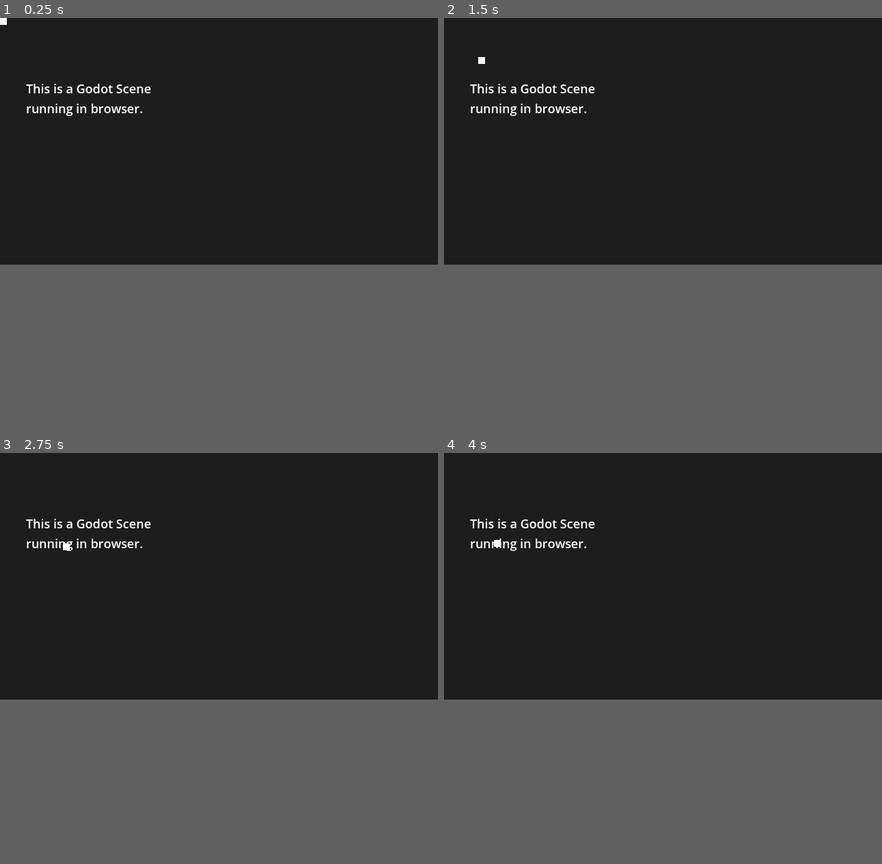
Above: before the commit, frames 1-4 (two rows, left to right).
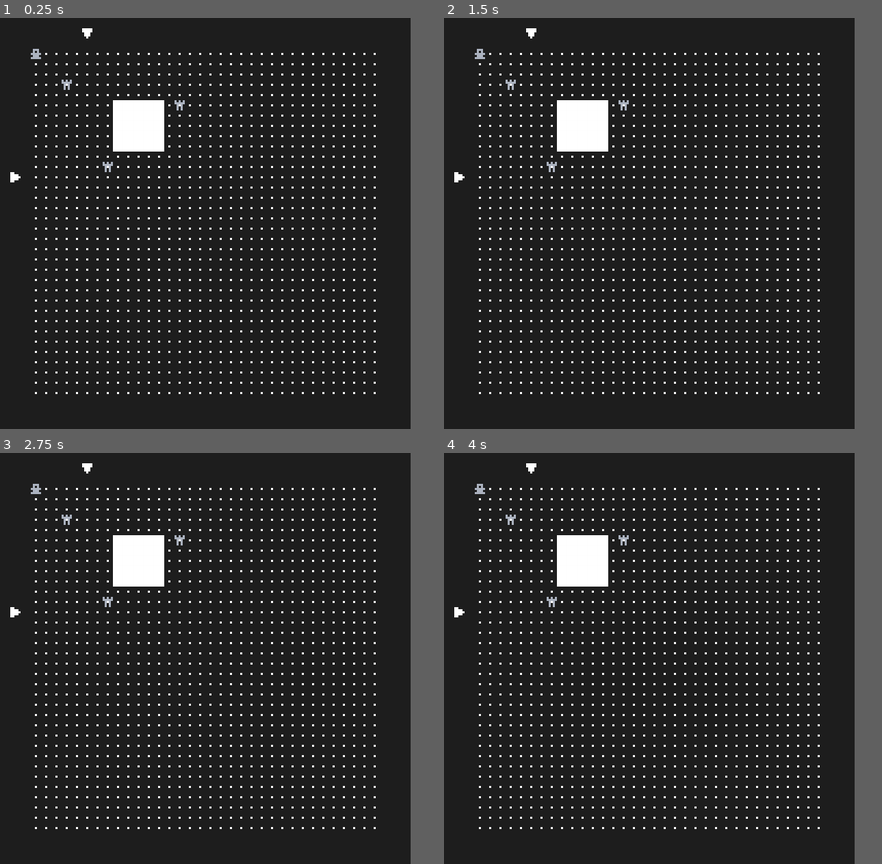
Above: after the commit, the same moments.

Repository: jsrco/croplike
Game: Godot game, scene res://scenes/main/main.tscn
Same seed, same stepped clock (60 frames per second), same inputs: the game is played once before the commit and once after it. Before the commit the project starts from res://main.tscn.
Inputs:
- Up to frame 1 (0.25 s): no input
- Up to frame 2 (1.5 s): tap Enter at 0.5 s; hold Keypad 3 (move_downRight) 0.53-1.28 s; hold Down (move_down) from 1.28 s (still down)
- Up to frame 3 (2.75 s): release Down (move_down) at 2.03 s; hold Keypad 3 (move_downRight) from 2.03 s (still down)
- Up to frame 4 (4 s): release Keypad 3 (move_downRight) at 2.78 s; hold Up (move_up) 2.78-3.53 s; hold Keypad 1 (move_downLeft) from 3.53 s (still down)
In our replay, the window is 640x360 before the commit and 600x600 after it. These sizes can differ from the game's own. Grey fills any space a smaller window leaves; there, only what the larger window draws over its background counts as a difference.

The runs differ from the first frame. In frame 1, 4.8% of the frame differs, in the area x 0-86%, y 0-92%; in frame 2, 4.8%; in frame 3, 4.8%; in frame 4, 4.8%.

Commit message:
learning

Diff:
--- a/src/scripts/godot/project.godot
+++ b/src/scripts/godot/project.godot
@@ -11,17 +11,18 @@
 [application]
 
 config/name="Croplike"
-run/main_scene="res://main.tscn"
+run/main_scene="res://scenes/main/main.tscn"
 config/features=PackedStringArray("4.2", "GL Compatibility")
-config/icon="res://icon.svg"
+config/icon="res://assets/icon.svg"
 
 [display]
 
-window/size/viewport_width=640
-window/size/viewport_height=360
+window/size/viewport_width=600
+window/size/viewport_height=600
 window/size/mode=4
 window/size/resizable=false
-window/stretch/mode="canvas_items"
+window/stretch/mode="viewport"
+window/main_scene="res://scenes/free/main.tscn"
 
 [filesystem]
 
@@ -84,3 +85,6 @@
 renderer/rendering_method="gl_compatibility"
 renderer/rendering_method.mobile="gl_compatibility"
 textures/vram_compression/import_etc2_astc=true
+environment/defaults/default_clear_color=Color(0.113725, 0.113725, 0.113725, 1)
+2d/snap/snap_2d_transforms_to_pixel=true
+2d/snap/snap_2d_vertices_to_pixel=true
--- a/src/scripts/godot/main.tscn
+++ b/src/scripts/godot/scenes/free/main.tscn
@@ -1,7 +1,7 @@
 [gd_scene load_steps=3 format=3 uid="uid://h03iiiemhten"]
 
-[ext_resource type="Script" path="res://main.gd" id="1_nnuw5"]
-[ext_resource type="PackedScene" uid="uid://c81ul1l0w8jvu" path="res://player.tscn" id="2_cgd1x"]
+[ext_resource type="Script" path="res://scenes/free/main.gd" id="1_nnuw5"]
+[ext_resource type="PackedScene" uid="uid://c81ul1l0w8jvu" path="res://scenes/free/player.tscn" id="2_cgd1x"]
 
 [node name="Main" type="Node"]
 script = ExtResource("1_nnuw5")
--- a/src/scripts/godot/player.tscn
+++ b/src/scripts/godot/scenes/free/player.tscn
@@ -1,6 +1,6 @@
 [gd_scene load_steps=3 format=3 uid="uid://c81ul1l0w8jvu"]
 
-[ext_resource type="Script" path="res://player.gd" id="1_k83uw"]
+[ext_resource type="Script" path="res://scenes/free/player.gd" id="1_k83uw"]
 
 [sub_resource type="RectangleShape2D" id="RectangleShape2D_17g72"]
 size = Vector2(10, 10)
--- /dev/null
+++ b/src/scripts/godot/scenes/main/initWorld.gd
@@ -0,0 +1,56 @@
+extends Node2D
+
+const Player := preload("res://scenes/main/sprites/player.tscn")
+const ArrowX := preload("res://scenes/main/sprites/arrowX.tscn")
+const ArrowY := preload("res://scenes/main/sprites/arrowY.tscn")
+const Dwarf := preload("res://scenes/main/sprites/dwarf.tscn")
+const Floor := preload("res://scenes/main/sprites/floor.tscn")
+const Wall := preload("res://scenes/main/sprites/wall.tscn")
+
+var new_Coordinates := preload("res://scenes/main/utility/coordinates.gd").new()
+var new_DungeonSize := preload("res://scenes/main/utility/dungeonSize.gd").new()
+var new_GroupName := preload("res://scenes/main/utility/groupName.gd").new()
+
+# Called when the node enters the scene tree for the first time.
+func _ready() -> void:
+	init_dwarf()
+	init_floor()
+	init_indicator()
+	init_player()
+	init_wall()
+
+func create_sprite(prefab: PackedScene, group: String, x: int, y: int,
+		x_offset: int = 0, y_offset: int = 0) -> void:
+	var new_sprite := prefab.instantiate() as Sprite2D
+	new_sprite.position = new_Coordinates.index_to_vector(x, y, x_offset, y_offset)
+	new_sprite.add_to_group(group)
+	add_child(new_sprite)
+
+func init_dwarf() -> void:
+	create_sprite(Dwarf, new_GroupName.DWARF, 3, 3)
+	create_sprite(Dwarf, new_GroupName.DWARF, 14, 5)
+	create_sprite(Dwarf, new_GroupName.DWARF, 7, 11)
+
+func init_floor() -> void:
+	for i in range(new_DungeonSize.MAX_X):
+		for j in range(new_DungeonSize.MAX_Y):
+			create_sprite(Floor, new_GroupName.FLOOR, i, j)
+
+func init_indicator() -> void:
+	create_sprite(ArrowX, new_GroupName.ARROW, 0, 12,
+			- new_DungeonSize.ARROW_MARGIN)
+	create_sprite(ArrowY, new_GroupName.ARROW, 5, 0,
+			0, - new_DungeonSize.ARROW_MARGIN)
+
+func init_player() -> void:
+	create_sprite(Player, new_GroupName.PLAYER, 0, 0)
+
+func init_wall() -> void:
+	var shift: int = 2
+	var min_x: int = new_DungeonSize.CENTER_X - shift
+	var max_x: int = new_DungeonSize.CENTER_X + shift + 1
+	var min_y: int = new_DungeonSize.CENTER_Y - shift
+	var max_y: int = new_DungeonSize.CENTER_Y + shift + 1
+	for i in range(min_x, max_x):
+		for j in range(min_y, max_y):
+			create_sprite(Wall, new_GroupName.WALL, i, j)
--- /dev/null
+++ b/src/scripts/godot/scenes/main/main.gd
@@ -0,0 +1,10 @@
+extends Node2D
+
+# Called when the node enters the scene tree for the first time.
+func _ready():
+	pass # Replace with function body.
+
+# Called every frame. 'delta' is the elapsed time since the previous frame.
+func _process(delta):
+	if Input.is_action_pressed("close_game"):
+		get_tree().quit()
--- /dev/null
+++ b/src/scripts/godot/scenes/main/main.tscn
@@ -0,0 +1,10 @@
+[gd_scene load_steps=3 format=3 uid="uid://dkq0updr6r6fh"]
+
+[ext_resource type="Script" path="res://scenes/main/main.gd" id="1_bnq8x"]
+[ext_resource type="Script" path="res://scenes/main/initWorld.gd" id="2_e6efs"]
+
+[node name="Main" type="Node2D"]
+script = ExtResource("1_bnq8x")
+
+[node name="InitWorld" type="Node2D" parent="."]
+script = ExtResource("2_e6efs")
--- /dev/null
+++ b/src/scripts/godot/scenes/main/sprites/arrowX.tscn
@@ -0,0 +1,12 @@
+[gd_scene load_steps=3 format=3 uid="uid://yl772dec72te"]
+
+[ext_resource type="Texture2D" uid="uid://c46axn0mmbhbu" path="res://assets/ff5x5-sheet.png" id="1_ulsvg"]
+
+[sub_resource type="AtlasTexture" id="AtlasTexture_osydc"]
+atlas = ExtResource("1_ulsvg")
+region = Rect2(363, 129, 15, 15)
+
+[node name="ArrowX" type="Sprite2D"]
+position = Vector2(15, 0)
+texture = SubResource("AtlasTexture_osydc")
+offset = Vector2(7.5, 7.5)
--- /dev/null
+++ b/src/scripts/godot/scenes/main/sprites/arrowY.tscn
@@ -0,0 +1,12 @@
+[gd_scene load_steps=3 format=3 uid="uid://xueg343wye42"]
+
+[ext_resource type="Texture2D" uid="uid://c46axn0mmbhbu" path="res://assets/ff5x5-sheet.png" id="1_vmr6o"]
+
+[sub_resource type="AtlasTexture" id="AtlasTexture_osydc"]
+atlas = ExtResource("1_vmr6o")
+region = Rect2(327, 129, 15, 15)
+
+[node name="ArrowY" type="Sprite2D"]
+position = Vector2(15, 15)
+texture = SubResource("AtlasTexture_osydc")
+offset = Vector2(7.5, 7.5)
--- /dev/null
+++ b/src/scripts/godot/scenes/main/sprites/dwarf.tscn
@@ -0,0 +1,13 @@
+[gd_scene load_steps=3 format=3 uid="uid://bnbdu5tiwiy5i"]
+
+[ext_resource type="Texture2D" uid="uid://c46axn0mmbhbu" path="res://assets/ff5x5-sheet.png" id="1_2dosx"]
+
+[sub_resource type="AtlasTexture" id="AtlasTexture_osydc"]
+atlas = ExtResource("1_2dosx")
+region = Rect2(75, 201, 15, 15)
+
+[node name="Dwarf" type="Sprite2D"]
+modulate = Color(0.670588, 0.698039, 0.74902, 1)
+position = Vector2(15, 30)
+texture = SubResource("AtlasTexture_osydc")
+offset = Vector2(7.5, 7.5)
--- /dev/null
+++ b/src/scripts/godot/scenes/main/sprites/floor.tscn
@@ -0,0 +1,12 @@
+[gd_scene load_steps=3 format=3 uid="uid://dne2lmkmfav77"]
+
+[ext_resource type="Texture2D" uid="uid://c46axn0mmbhbu" path="res://assets/ff5x5-sheet.png" id="1_cggak"]
+
+[sub_resource type="AtlasTexture" id="AtlasTexture_w0bel"]
+atlas = ExtResource("1_cggak")
+region = Rect2(219, 129, 15, 15)
+
+[node name="Floor" type="Sprite2D"]
+position = Vector2(0, 30)
+texture = SubResource("AtlasTexture_w0bel")
+offset = Vector2(7.5, 7.5)
--- /dev/null
+++ b/src/scripts/godot/scenes/main/sprites/player.tscn
@@ -0,0 +1,12 @@
+[gd_scene load_steps=3 format=3 uid="uid://bt40ry3yebinh"]
+
+[ext_resource type="Texture2D" uid="uid://c46axn0mmbhbu" path="res://assets/ff5x5-sheet.png" id="1_is8cv"]
+
+[sub_resource type="AtlasTexture" id="AtlasTexture_gf5ut"]
+atlas = ExtResource("1_is8cv")
+region = Rect2(57, 201, 15, 15)
+
+[node name="Player" type="Sprite2D"]
+modulate = Color(0.670588, 0.698039, 0.74902, 1)
+texture = SubResource("AtlasTexture_gf5ut")
+offset = Vector2(7.5, 7.5)
--- /dev/null
+++ b/src/scripts/godot/scenes/main/sprites/wall.tscn
@@ -0,0 +1,12 @@
+[gd_scene load_steps=3 format=3 uid="uid://b332mx687v0ss"]
+
+[ext_resource type="Texture2D" uid="uid://c46axn0mmbhbu" path="res://assets/ff5x5-sheet.png" id="1_wwv4t"]
+
+[sub_resource type="AtlasTexture" id="AtlasTexture_osydc"]
+atlas = ExtResource("1_wwv4t")
+region = Rect2(21, 129, 15, 15)
+
+[node name="Wall" type="Sprite2D"]
+position = Vector2(0, 15)
+texture = SubResource("AtlasTexture_osydc")
+offset = Vector2(7.5, 7.5)
--- /dev/null
+++ b/src/scripts/godot/scenes/main/utility/coordinates.gd
@@ -0,0 +1,15 @@
+const START_X: int = 45
+const START_Y: int = 45
+const STEP_X: int = 15
+const STEP_Y: int = 15
+
+func index_to_vector(x: int, y: int,
+		x_offset: int = 0, y_offset: int = 0) -> Vector2:
+	var x_vector: int = START_X + STEP_X * x + x_offset
+	var y_vector: int = START_Y + STEP_Y * y + y_offset
+	return Vector2(x_vector, y_vector)
+
+func vector_to_array(vector_coord: Vector2) -> Array:
+	var x: int = ((vector_coord.x - START_X) / STEP_X) as int
+	var y: int = ((vector_coord.y - START_Y) / STEP_Y) as int
+	return [x, y]
--- /dev/null
+++ b/src/scripts/godot/scenes/main/utility/dungeonSize.gd
@@ -0,0 +1,7 @@
+const ARROW_MARGIN: int = 30
+
+const CENTER_X: int = 10
+const CENTER_Y: int = 7
+
+const MAX_X: int = 34
+const MAX_Y: int = 34
--- /dev/null
+++ b/src/scripts/godot/scenes/main/utility/groupName.gd
@@ -0,0 +1,5 @@
+const ARROW: String = "arrow"
+const DWARF: String = "dwarf"
+const FLOOR: String = "floor"
+const PLAYER: String = "player"
+const WALL: String = "wall"
Binary file added: src/scripts/godot/assets/ff5x5-sheet.png
Not shown, added: src/scripts/godot/assets/ff5x5-sheet.png.import
Renamed: src/scripts/godot/icon.svg -> src/scripts/godot/assets/icon.svg
Not shown, changed: src/scripts/godot/assets/icon.svg.import
Renamed: src/scripts/godot/main.gd -> src/scripts/godot/scenes/free/main.gd
Renamed: src/scripts/godot/player.gd -> src/scripts/godot/scenes/free/player.gd
